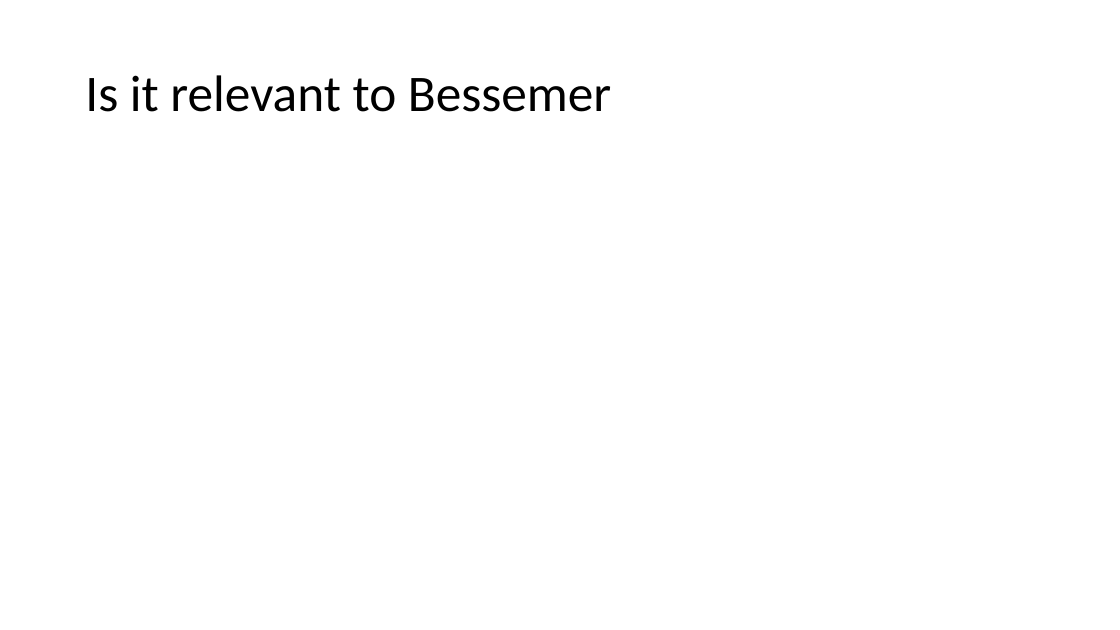
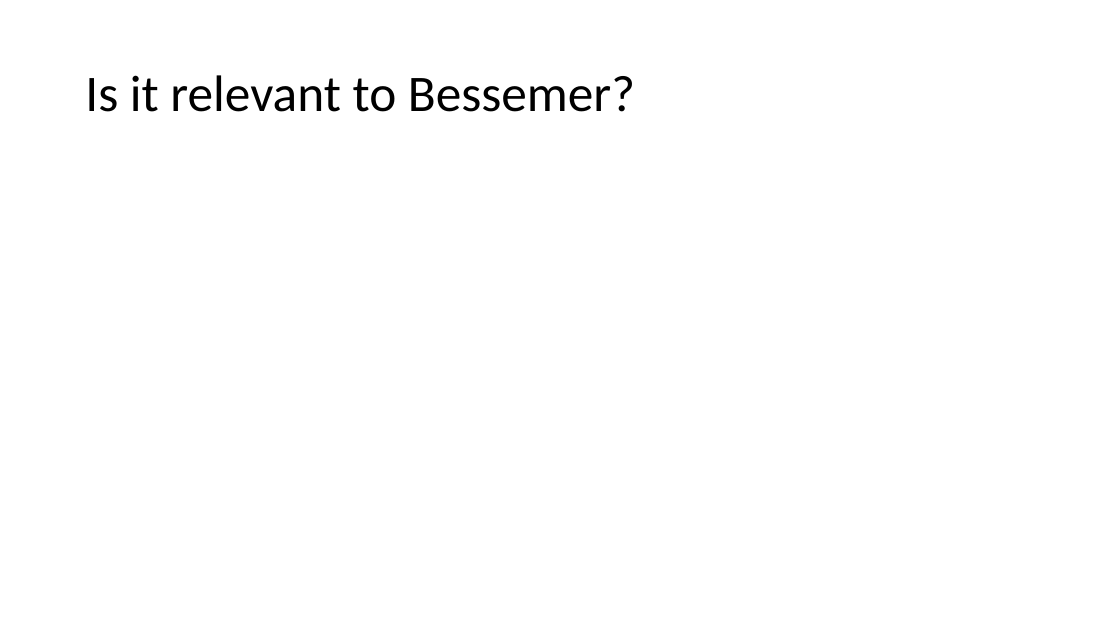
Before and after one commit to ParasDalal/TechNotes, a slide deck: slide 11 of The Future of Blockchain.pptx (slide 13 before the commit). Drawn at 1120x630 pixels with LibreOffice and Linux fonts; fonts in the diff are those of the drawing. Boxes give left, top, right and bottom in pixels: in the first picture for what was removed or moved away, otherwise in the second. Text is boxed around its words. In the diff, an @@ line names an element or a change of style, - is before the commit and + after.

```diff
--- a/The Future of Blockchain.pptx
+++ b/The Future of Blockchain.pptx
@@ title at box(85, 75, 635, 112): text changed @@
-Is it relevant to Bessemer
+Is it relevant to Bessemer?
```
Also in this commit, not shown: 6 other slides changed, 2 slides removed, 4 other files.
